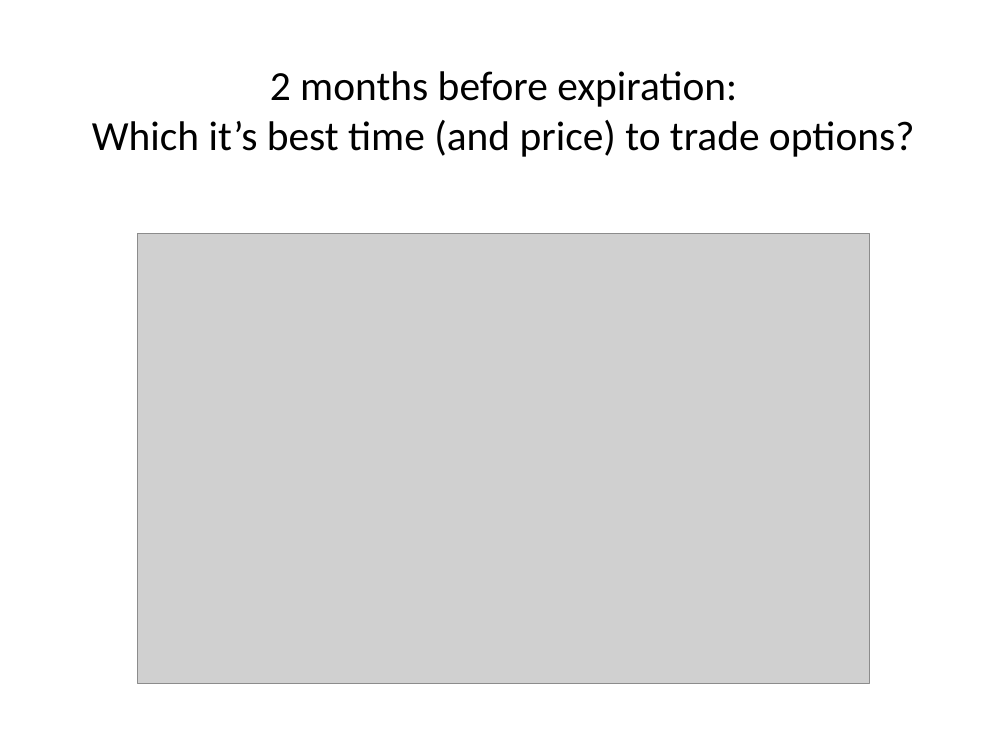
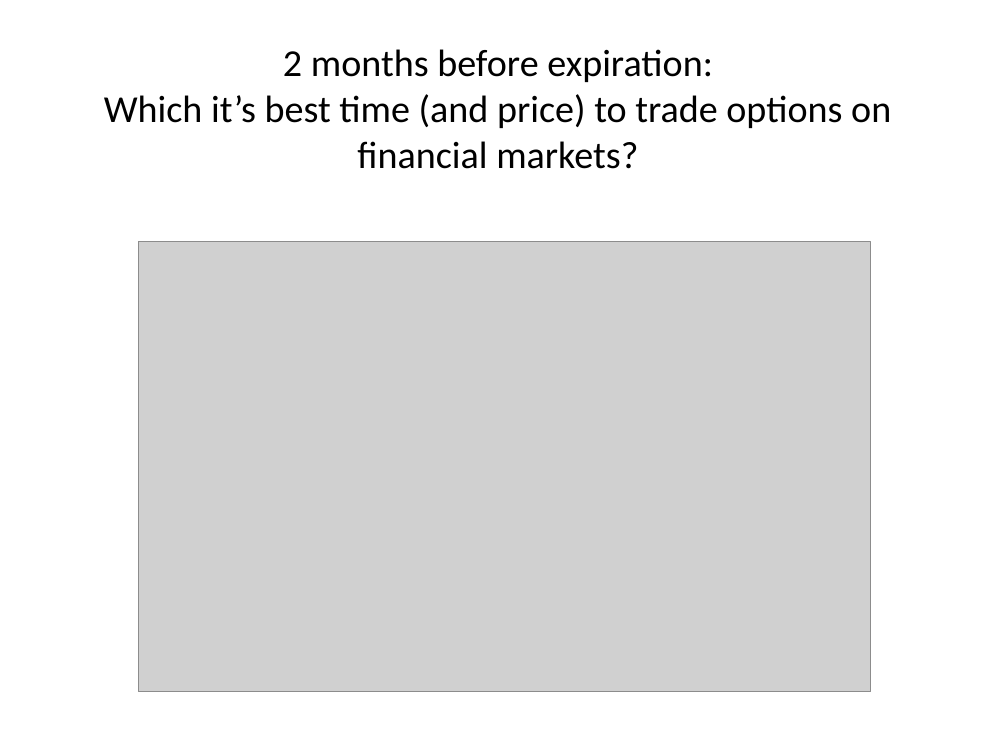
Before and after one commit to marcolunardi/metis, a slide deck: slide 1 of kojak_work/Metis Kojak.pptx. Drawn at 1008x756 pixels with LibreOffice and Linux fonts; fonts in the diff are those of the drawing; grey boxes stand for pictures. Boxes give left, top, right and bottom in pixels: in the first picture for what was removed or moved away, otherwise in the second. Text is boxed around its words. In the diff, an @@ line names an element or a change of style, - is before the commit and + after.

```diff
--- a/kojak_work/Metis Kojak.pptx
+++ b/kojak_work/Metis Kojak.pptx
@@ text at <box>283,49,713,82</box>: size 29.6 to 27.2 pt in "2 months before expiration:" @@
@@ text at <box>104,94,891,169</box>: text changed; size 29.6 to 27.2 pt @@
-Which it’s best time (and price) to trade options?
+Which it’s best time (and price) to trade options on financial markets?
@@ picture: place and size @@
-picture at <box>137,233,870,682</box>
+picture at <box>138,242,871,691</box>
```
Also in this commit, not shown: 4 other slides changed, 1 slide added.
